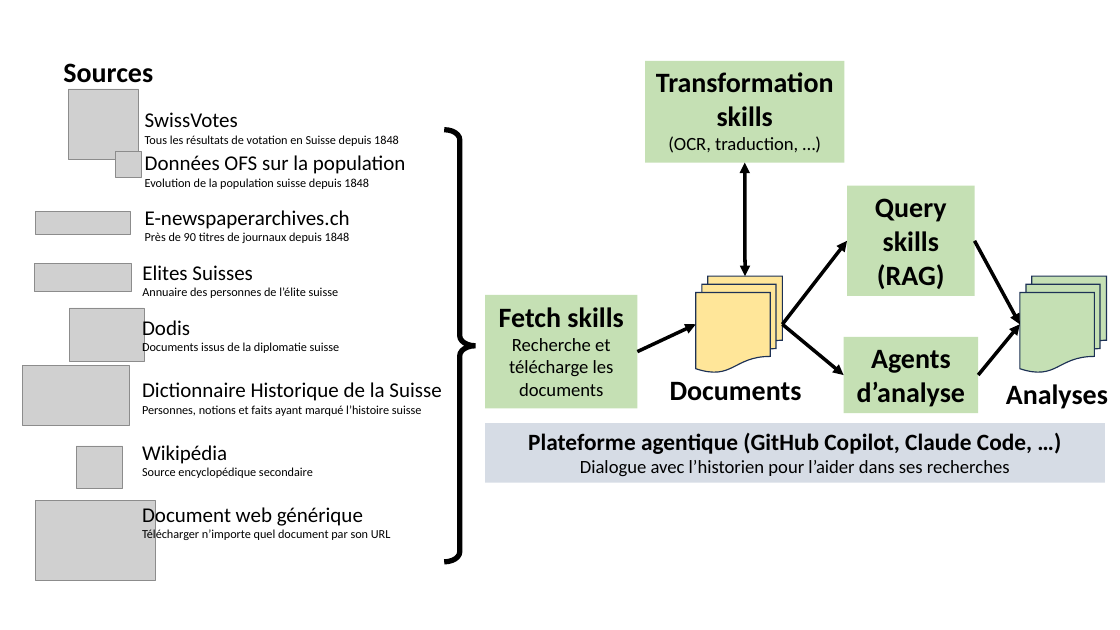
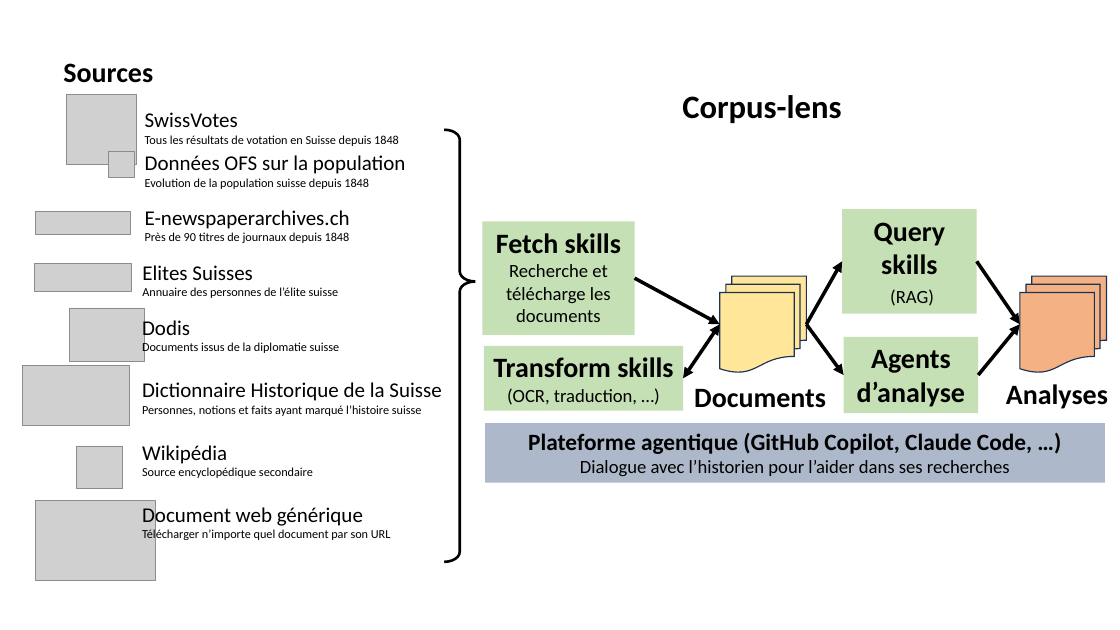
Before and after one commit to jkronegg/corpus-lens, a slide deck: slide 1 of doc/architecture.pptx. Drawn at 1120x630 pixels with LibreOffice and Linux fonts; fonts in the diff are those of the drawing; grey boxes stand for pictures. Boxes give left, top, right and bottom in pixels: in the first picture for what was removed or moved away, otherwise in the second. Text is boxed around its words. In the diff, an @@ line names an element or a change of style, - is before the commit and + after.

Commit message:
updated functional architecture schema

```diff
--- a/doc/architecture.pptx
+++ b/doc/architecture.pptx
@@ picture: place and size @@
-picture at [68,89,139,160]
+picture at [66,94,137,165]
@@ text added at [682,95,841,123], 28 pt, text #000000, bold @@
+Corpus-lens
@@ left brace at [444,129,476,561]: outline #000000 4.5 pt to #000000 2.25 pt; proportions changed @@
@@ picture: place and size @@
-picture at [115,151,141,177]
+picture at [108,151,134,177]
@@ rectangle "Query skills (RAG)": place and size @@
-rectangle "Query skills (RAG)" at [847,186,975,296]
+rectangle "Query skills (RAG)" at [843,209,977,314]
@@ rectangle "Query skills (RAG)" at [843,209,977,314]: size 24 to 16 pt, bold off in "(RAG)" @@
@@ rectangle "Fetch skills": place and size @@
-rectangle "Fetch skills" at [486,295,638,408]
+rectangle "Fetch skills" at [482,222,634,335]
@@ arrow moved from (782, 324) - (847, 241) to (807, 324) - (843, 261) @@
@@ arrow moved from (975, 241) - (1020, 324) to (977, 261) - (1020, 324) @@
@@ arrow moved from (638, 352) - (696, 324) to (634, 278) - (720, 324) @@
@@ flow chart multidocument: place and size @@
-flow chart multidocument at [696,276,782,373]
+flow chart multidocument at [720,276,807,373]
@@ flow chart multidocument at [1020,276,1107,373]: fill #C5E0B4 to #F4B183 @@
@@ double arrow moved from (745, 276) - (745, 163) to (720, 324) - (683, 378) @@
@@ arrow moved from (782, 324) - (844, 375) to (807, 324) - (844, 375) @@
@@ rectangle "Transform skills (OCR, traduction, …)": place and size @@
-rectangle "Transform skills (OCR, traduction, …)" at [645,60,844,162]
+rectangle "Transform skills (OCR, traduction, …)" at [484,346,683,411]
@@ text in rectangle at [493,357,673,405]: text changed; size 24 to 16 pt; bold off @@
-Transformation skills
-(OCR, traduction, …)
+Transform skills
+(OCR, traduction, …)
@@ text "Documents": place and size @@
-text "Documents" at [670,382,802,401]
+text "Documents" at [694,389,826,408]
@@ rectangle "Plateforme agentique (GitHub Copilot, Claude ..." at [486,423,1106,483]: fill #D6DCE5 to #ADB9CA @@
```
